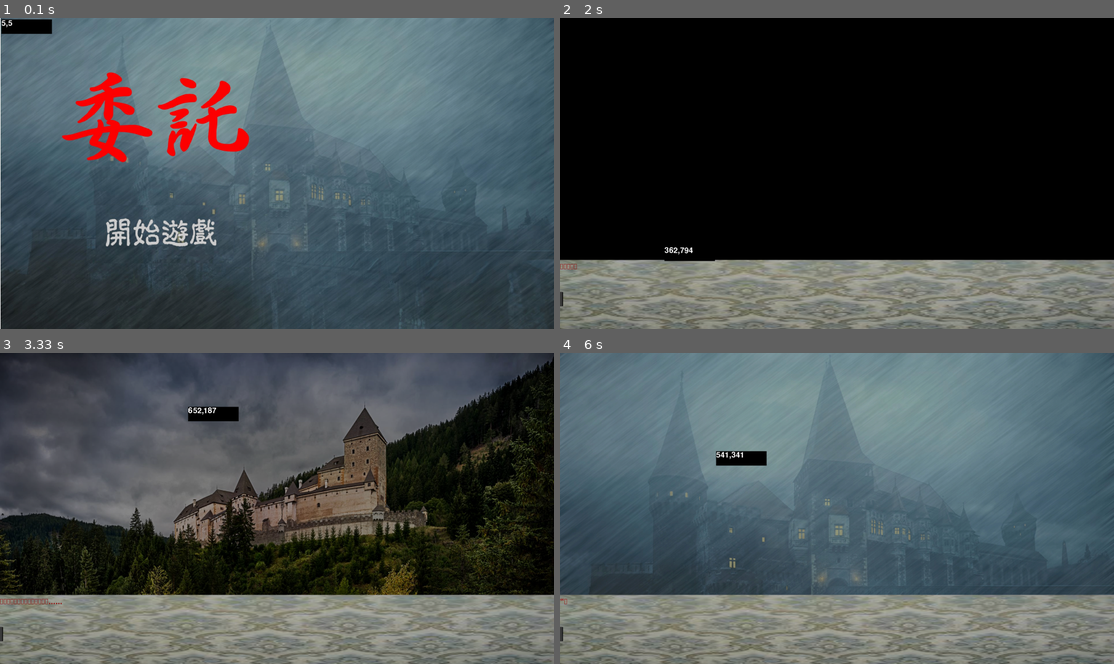
Above: before the commit, frames 1-4 (two rows, left to right).
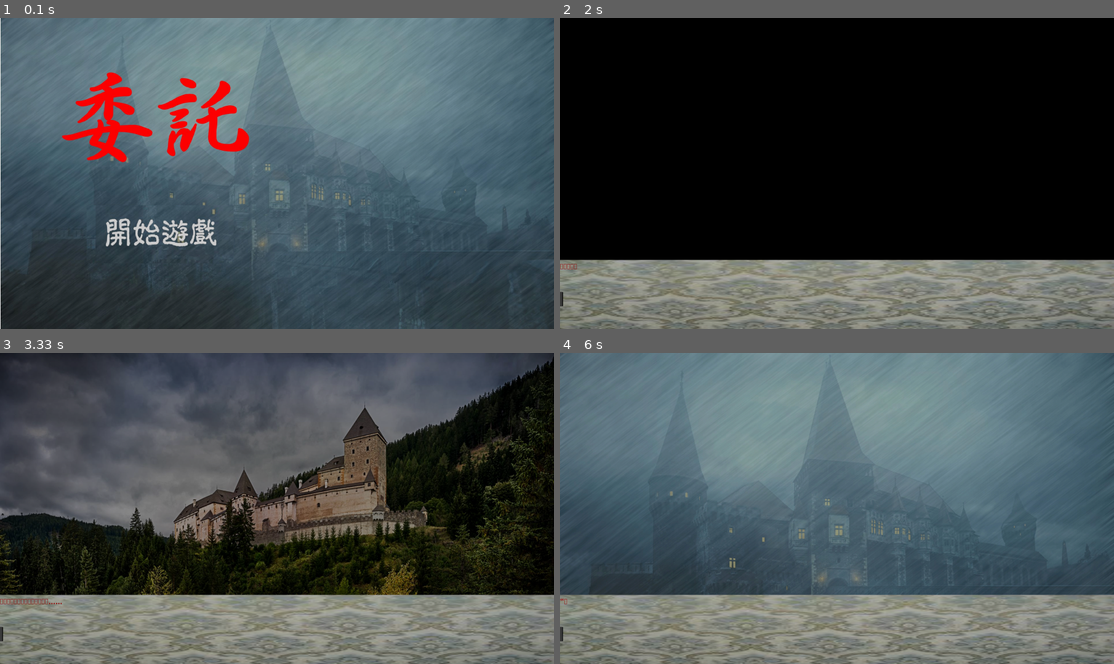
Above: after the commit, the same moments.

Repository: archiveinthesky/pygame-request
Game: pygame game, started from fullmain.py
Two runs of this game, one before a commit and one after it. Both use one fixed random seed, a clock stepped at 60 frames per second and the inputs below.
Inputs (mouse positions are in pixels of both pictures, inside the frame that each line leads up to):
- Up to frame 1 (0.1 s): no input
- Up to frame 2 (2 s): click (720, 235) at 0.38 s; click (665, 248) at 1.22 s
- Up to frame 3 (3.33 s): click (144, 446) at 2.05 s; click (282, 542) at 2.38 s; click (188, 405) at 3.05 s
- Up to frame 4 (6 s): click (1036, 483) at 3.72 s; click (665, 468) at 4.13 s; click (715, 449) at 5.78 s

The runs differ from the first frame. In frame 1, 0.4% of the frame differs, in the area x 0-10%, y 0-6%; in frame 2, 0.1%; in frame 3, 0.4%; in frame 4, 0.5%, in the area x 28-38%, y 31-37%.

Commit message:
remove mousefollow

Diff:
--- a/fullmain.py
+++ b/fullmain.py
@@ -249,7 +249,6 @@
 
 
         self.update()
-        self.mousefollow()
         pygame.display.update()
 
 
